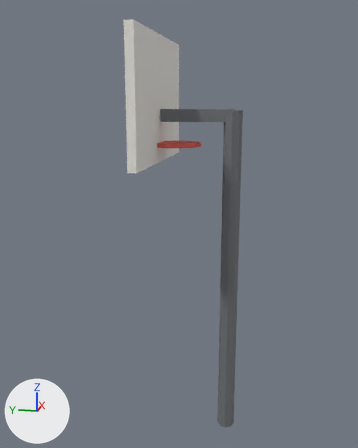
The glTF model models/cityAssets/BasketballHoop.glb, before and after one commit.
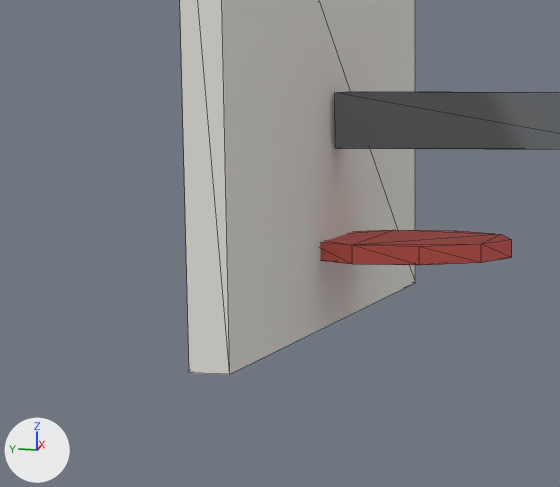
Each version is shown whole from a 50 mm lens placed at (-4.88, -0.45, 3.48), pointed at (0.05, 0.54, 2.24), then close up on the part from 24% to 59% of the width and 20% to 44% of the height. The lights are fixed; the arrows at lower left show +X, +Y and +Z. The last two pictures show the newer version. The close-ups show mesh edges as thin lines. Vertices at exactly the same position are counted once.

Names of what the first close-up shows: 'BasketballHoop'.
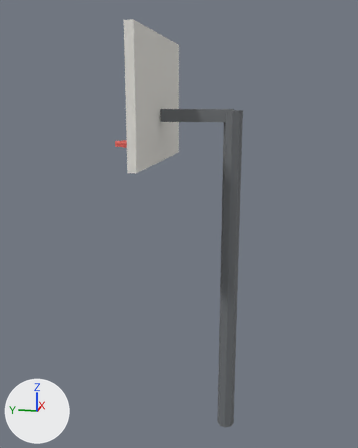
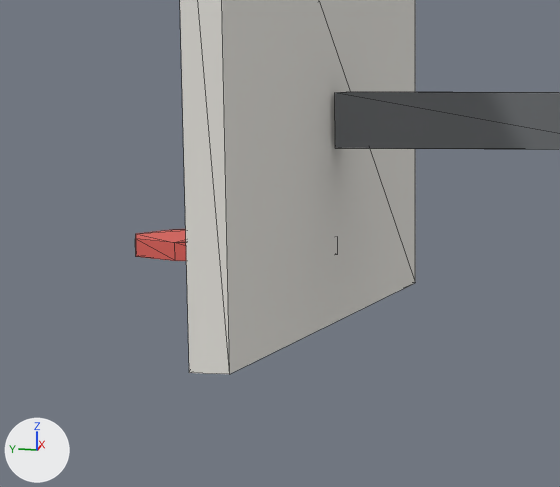
Edits to the bpy script that builds the scene:
```text
Change me_basketballhoop:
    used by ob_basketballhoop; location = (0.0, 0.0, 0.0)
    remove me_basketballhoop.from_pydata(...)  # 52 vertices, 88 faces; spans x -0.9..0.9, y -0.09..0.79, z 0.0..4.1
    add me_basketballhoop.from_pydata(...)  # 52 vertices, 88 faces; spans x -0.9..0.9, y -0.09..1.19, z 0.0..4.1
    me_basketballhoop part 1: the loose piece of 20 vertices spanning x -0.23..0.23, y 0.31..0.79, z 3.05..3.09 is moved by (0.0, 0.4, 0.0)
```

Boxes (x1, y1, x2, y2) around the edits, measured in the close-ups (560 x 487 px; the box of a moved part takes in the faces that stretch with it):
'BasketballHoop', reshaped: before (180, 0, 560, 374); after (135, 0, 560, 374)
part 1 of me_basketballhoop, moved or reshaped: before (320, 230, 512, 265); after (135, 229, 186, 261)
